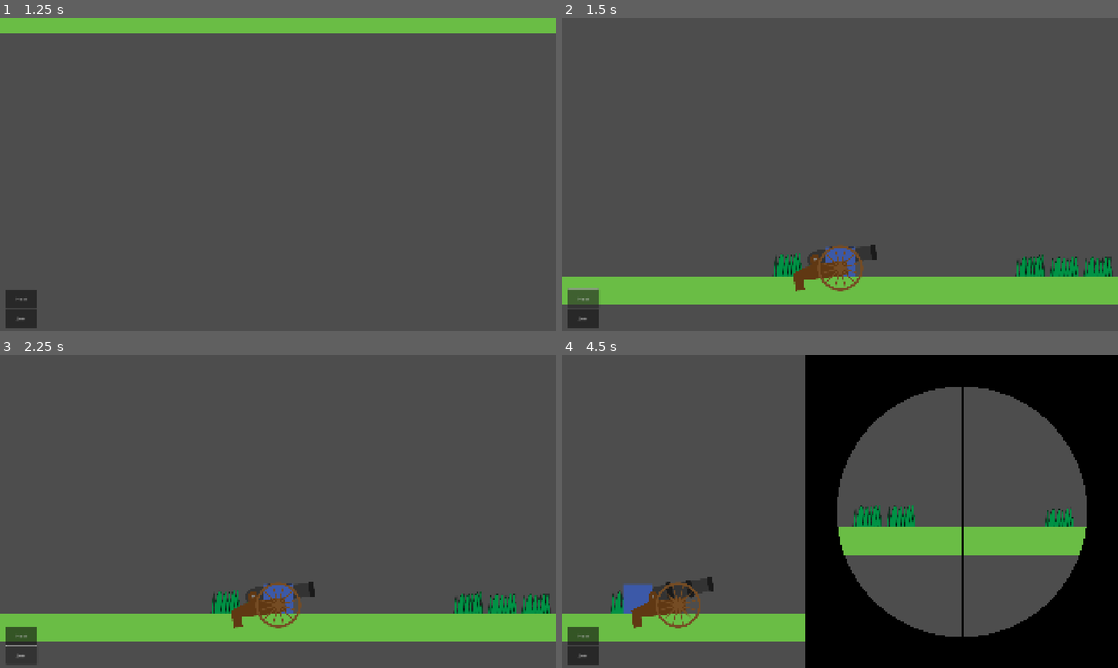
Above: before the commit, frames 1-4 (two rows, left to right).
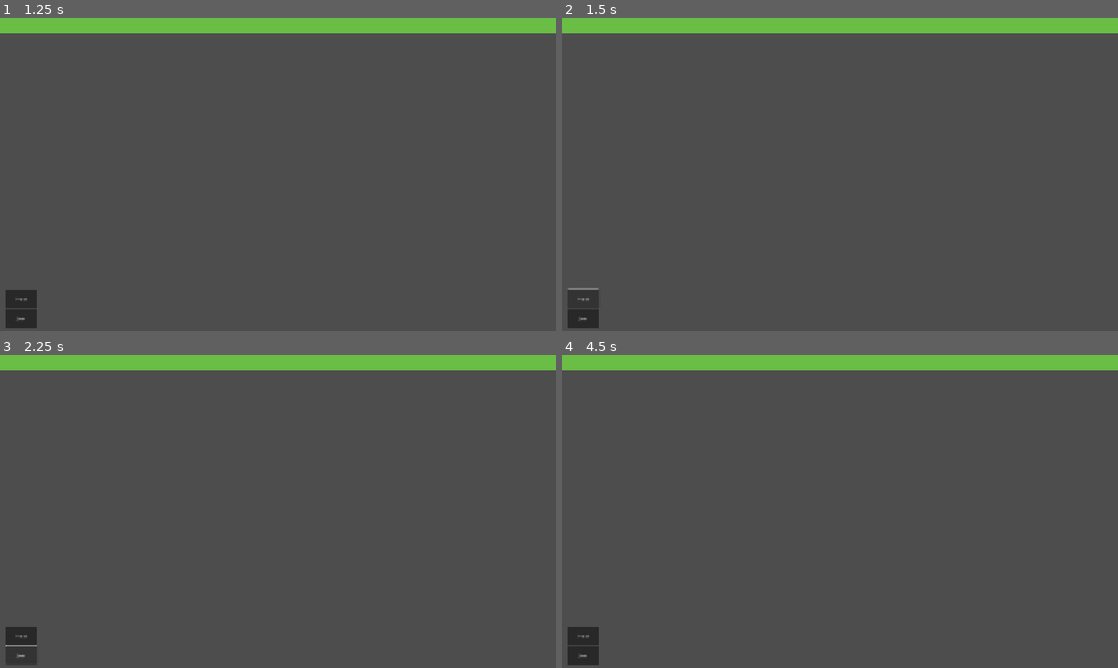
Above: after the commit, the same moments.

Repository: JasontreksC/CannonBall
Game: Godot game, scene res://Scene/Core/root.tscn
Same seed, same stepped clock (60 frames per second), same inputs: the game is played once before the commit and once after it.
Inputs (mouse positions are in pixels of both pictures, inside the frame that each line leads up to):
- Up to frame 1 (1.25 s): tap Enter at 0.5 s; move the mouse to (400, 158) at 0.52 s; hold D (right) from 0.53 s (still down); tap F (aim) at 0.6 s
- Up to frame 2 (1.5 s): release D (right) at 1.25 s; click "Host" at 1.25 s
- Up to frame 3 (2.25 s): click "Join" at 2 s
- Up to frame 4 (4.5 s): tap Space at 2.75 s; move the mouse to (728, 527) at 2.77 s; hold A (left) 2.78-3.53 s; tap F (aim) at 2.85, 3.8 s; move the mouse to (895, 442) at 3.52 s; hold D (right) from 3.53 s (still down); click (895, 442) at 3.6 s; move the mouse to (812, 574) at 4.27 s; tap E (handle) at 4.35 s

Frame 1 is identical in both runs. In frame 2, 16% of the frame differs, in the area x 0-100%, y 0-92%; in frame 3, 16%; in frame 4, 40%, in the area x 0-100%, y 0-100%.
Error after the commit: Parse Error: Identifier "isHost" not declared in the current scope. (res://Script/Object/player.gd:154)

Commit message:
feat: 서버 플레이어와 클라 플레이어가 다르게 동작

Diff:
--- a/CannonBall/Script/Object/cannon.gd
+++ b/CannonBall/Script/Object/cannon.gd
@@ -18,6 +18,9 @@
 @onready var bBarrel: Bone2D = $Skeleton/carriage/barrel
 @onready var amp: AnimationPlayer = $AnimationPlayer
 @onready var ac: AimController = $AimController
+@onready var field: Field = $"../Field"
+
+var player: Player = null
 
 # 손잡이, 즉 플레이어가 대포 조종시 위치하게 될 부분의 x좌표를 반환한다.
 func get_handle_x() -> float:
@@ -33,6 +36,10 @@
 	# 각속도(degree) = 선속도 / 반지름
 	# degree -> radian
 	var omega = get_cur_velocity(delta) / WHEEL_RADIUS
+
+	if not multiplayer.is_server():
+		omega *= -1
+
 	bWheel.rotate(deg_to_rad(omega))
 
 func _enter_tree() -> void:
@@ -41,6 +48,13 @@
 func _ready() -> void:
 	if not is_multiplayer_authority():
 		return
+
+	if multiplayer.is_server():
+		global_position = field.get_spawn_spot("p1")
+	else:
+		global_position = field.get_spawn_spot("p2")
+
+
 
 	prevPosX = global_position.x
 
--- a/CannonBall/Script/Object/player.gd
+++ b/CannonBall/Script/Object/player.gd
@@ -15,6 +15,7 @@
 @onready var rcFloor: RayCast2D = $RayCast2D
 @onready var nCamTargetDefault: Node2D = $CameraTarget_Default
 @onready var nCamTargetAim: Node2D = $CameraTarget_Default/CameraTarget_Aim
+@onready var field: Field = $"../Field"
 
 var cmc: CameraMovingController = null
 var cannon: Cannon = null
@@ -49,6 +50,13 @@
 	cmc.targetNode = $CameraTarget_Default
 	cmc.camera.make_current()
 
+	if multiplayer.is_server():
+		global_position = field.get_spawn_spot("p1")
+	else:
+		nCamTargetAim.position.x = -700
+		UIManager.uiTelescope.position.x = 0
+		global_position = field.get_spawn_spot("p2")
+
 	# 상태 머신 정의
 	stateMachine.register_state("Idle")
 	stateMachine.register_state("HandleCannon")
@@ -77,6 +85,9 @@
 		return
 
 	cannon = get_cannon()
+	if cannon:
+		if cannon.player == null:
+			cannon.player = self
 
 	# 상태 전환 처리 중 처리해야하는 내용에 대한 분기이다.
 	# 예를 들어 플레이어가 대포를 잡을때, 순간이동하듯 손잡이쪽으로 즉시 위치하는것이 아니라
@@ -132,12 +143,20 @@
 				elif Input.is_action_just_pressed("wheel_down"): dir = -1
 				UIManager.zoom_cam_telescope(dir, 10, delta)
 
+
+
 	# 높이를 항상 바닥에 고정
 	var collisionPoint: Vector2 = rcFloor.get_collision_point()
 	position.y = collisionPoint.y
 
-	#대포의 상호작용구역 안에 들어왔음을 감지
 	if cannon:
+		# 플레이어가 호스트면 왼쪽 필드 사용, 대포는 오른쪽을 향함. 클라이언트는 반대
+		if not isHost:
+			cannon.scale.x = -0.3
+		else:
+			cannon.scale.x = 0.3
+
+		#대포의 상호작용구역 안에 들어왔음을 감지
 		var ia: Area2D = cannon.get_node("InteractionArea")
 		var intersects: Array = ia.get_overlapping_bodies()
 		var index = intersects.find_custom(func(n): return n.name == self.name)
--- a/CannonBall/Script/Util/aim_controller.gd
+++ b/CannonBall/Script/Util/aim_controller.gd
@@ -32,14 +32,24 @@
 # 대포의 조준 상호작용 시 만원경으로 바라보는 UI 발생, 방향키 조작으로 currentAimRange를 증감시킨다.
 # breech의 x좌표에 currentAimRange를 더해 조준한 위치에 대한 글로벌 x좌표를 반환
 func aim(dir: float, speed: float, delta: float) -> float:
+	if not multiplayer.is_server():
+		dir *= -1
+
 	currentAimRange += dir * speed * delta
 	currentAimRange = clamp(currentAimRange, minAimRange, maxAimRange)
-	return breech.global_position.x + currentAimRange
+
+	if multiplayer.is_server():
+		return breech.global_position.x + currentAimRange
+	else:
+		return breech.global_position.x - currentAimRange
 
 # currentAimRange를 기반으로, 그 위치에 포탄이 도달하기 위한 발사각을 구한다. 반환값은 radian 값이다.
 func get_aimed_theta() -> float:
 	var theta = asin(ShellingSystem.G * currentAimRange / pow(V0, 2)) / 2
-	return theta
+	if multiplayer.is_server():
+		return theta
+	else:
+		return -theta - PI
 
 func _ready() -> void:
 	# 최대/최소 사거리 구하기
